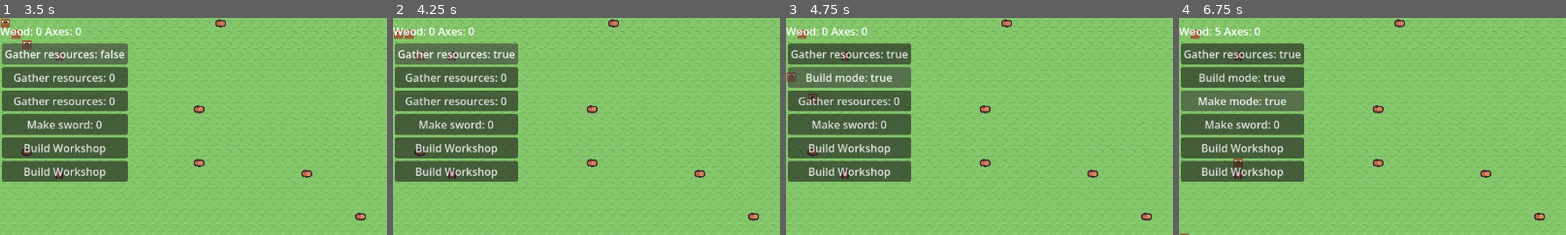
Above: before the commit, frames 1-4 (left to right).
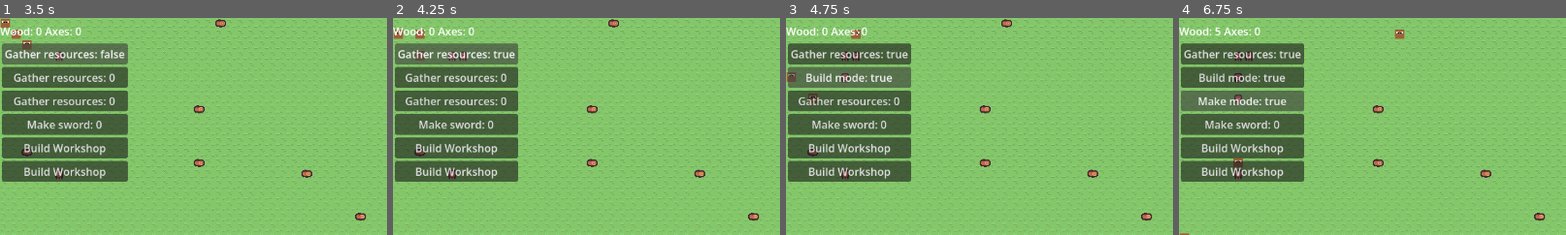
Above: after the commit, the same moments.

Repository: amandodaw/zd-prototype
Game: Godot game, scene res://scenes/world.tscn
Two runs of this game, one before a commit and one after it. Both use one fixed random seed, a clock stepped at 60 frames per second and the inputs below.
Inputs:
- Up to frame 1 (3.5 s): click "Build Workshop" at 0.5 s; click "Build Workshop" at 1.25 s; click "Gather resources: 0" at 2 s; click "Gather resources: true" at 2.75 s
- Up to frame 2 (4.25 s): click "Gather resources: false" at 3.5 s
- Up to frame 3 (4.75 s): click "Gather resources: 0" at 4.25 s
- Up to frame 4 (6.75 s): click "Build mode: true" at 5 s; click "Build mode: false" at 5.75 s; click "Gather resources: 0" at 6.5 s
The pictures show only the part of the screen within x 0-50%, y 0-50%; the shares and areas given below are measured in that part.

Frame 1 is identical in both runs. In frame 2, 0.2% of the frame differs, in the area x 3-20%, y 5-20%; in frame 3, 0.3%; in frame 4, 0.5%, in the area x 3-59%, y 0-40%.

Commit message:
solucionados bugs. Hace falta crear componente build_order

Diff:
--- a/project.godot
+++ b/project.godot
@@ -50,6 +50,11 @@
 "events": [Object(InputEventMouseButton,"resource_local_to_scene":false,"resource_name":"","device":-1,"window_id":0,"a …(253 unchanged characters)…
 ]
 }
+mouse_right={
+"deadzone": 0.2,
+"events": [Object(InputEventMouseButton,"resource_local_to_scene":false,"resource_name":"","device":-1,"window_id":0,"alt_pressed":false,"shift_pressed":false,"ctrl_pressed":false,"meta_pressed":false,"button_mask":0,"position":Vector2(0, 0),"global_position":Vector2(0, 0),"factor":1.0,"button_index":2,"canceled":false,"pressed":false,"double_click":false,"script":null)
+]
+}
 
 [physics]
 
--- a/scripts/entity.gd
+++ b/scripts/entity.gd
@@ -90,6 +90,6 @@
 func choose_adjacent(pos: Vector2i) -> Vector2i:
 	for dir in GridUtils.DIR:
 		var new_target_cell = pos + dir
-		if !city_comp.astar.is_point_solid(new_target_cell):
+		if city_comp.astar.is_in_boundsv(new_target_cell) and !city_comp.astar.is_point_solid(new_target_cell):
 			return new_target_cell
 	return INVALID
--- a/scripts/human.gd
+++ b/scripts/human.gd
@@ -93,6 +93,10 @@
 
 func gather(delta: float) ->void:
 
+	if target_pos != INVALID and !city_comp.entities.has(target_pos):
+		reset_job()
+		return
+
 	if target_pos == INVALID:
 		target_pos = find_nearest("wood")
 		if target_pos == INVALID or target_pos in city_comp.reserved_tiles:
@@ -101,12 +105,15 @@
 			return
 		reserve_target()
 		set_astar_path()
+
 	if grid_pos == adyacent_target_pos:
 		elements_map.erase_cell(target_pos)
 		city_comp.entities.erase(target_pos)
+		city_comp.astar.set_point_solid(target_pos, false)
 		city_comp.wood_amount += 5
 		reset_job()
 		return
+
 	follow_path(delta)
 
 # ------------------------------------------------
@@ -116,6 +123,11 @@
 func build(delta: float) -> void:
 
 	if !city_comp.tasks[city_comp.Tasks.BUILD]:
+		match city_comp.build_orders.get(target_pos):
+			"workplace_order":
+				city_comp.wood_amount += workplace_cost
+			"wall_order":
+				city_comp.wood_amount += wall_cost
 		reset_job()
 		return
 
@@ -156,6 +168,10 @@
 func take_build_action() -> bool:
 	for build_order in city_comp.build_orders.keys():
 		if build_order not in city_comp.reserved_tiles:
+			if city_comp.wood_amount < wall_cost:
+				print("not enough wood")
+				return false
+			city_comp.wood_amount -= wall_cost
 			target_pos = build_order
 			adyacent_target_pos = choose_adjacent(build_order)
 			reserve_target()
--- a/scripts/ui.gd
+++ b/scripts/ui.gd
@@ -27,21 +27,21 @@
 		cont=0
 		update_resources()
 	if Input.is_action_just_pressed("mouse_left"):
+		var mouse_world = elements_map.get_global_mouse_position()
+		var base_cell = elements_map.local_to_map(elements_map.to_local(mouse_world))
+		var order_type : String
+		if build_workplace:
+			order_type = "workplace_order"
+			place_build_order(base_cell, order_type)
+		if build_wall:
+			order_type = "wall_order"
+			place_build_order(base_cell, order_type)
 
-		if build_workplace:
-			var mouse_world = elements_map.get_global_mouse_position()
-			var base_cell = elements_map.local_to_map(elements_map.to_local(mouse_world))
-			elements_map.set_cell(base_cell, 0, build_order)
-			city_comp.build_orders.set(base_cell, "workplace_order")
-			city_comp.astar.set_point_solid(base_cell, true)
-			build_workplace = false
-		if build_wall:
-			var mouse_world = elements_map.get_global_mouse_position()
-			var base_cell = elements_map.local_to_map(elements_map.to_local(mouse_world))
-			elements_map.set_cell(base_cell, 0, build_order)
-			city_comp.build_orders.set(base_cell, "wall_order")
-			city_comp.astar.set_point_solid(base_cell, true)
-			build_wall = false
+
+	if Input.is_action_just_pressed("mouse_right"):
+		print("Build order desactivada")
+		build_wall = false
+		build_workplace = false
 
 func update_resources():
 	wood_label.text = "Wood: " + str(city_comp.wood_amount)
@@ -76,3 +76,11 @@
 func _on_make_button_pressed() -> void:
 	city_comp.tasks[city_comp.Tasks.MAKE] = !city_comp.tasks[city_comp.Tasks.MAKE]
 	make_button.text = "Make mode: " + str(city_comp.tasks[city_comp.Tasks.MAKE])
+
+func place_build_order(base_cell : Vector2i, order_type : String) -> void:
+	if elements_map.get_cell_source_id(base_cell)==-1:
+		elements_map.set_cell(base_cell, 0, build_order)
+		city_comp.build_orders.set(base_cell, order_type)
+		city_comp.astar.set_point_solid(base_cell, true)
+	else:
+		print("ubicacion no valida")
